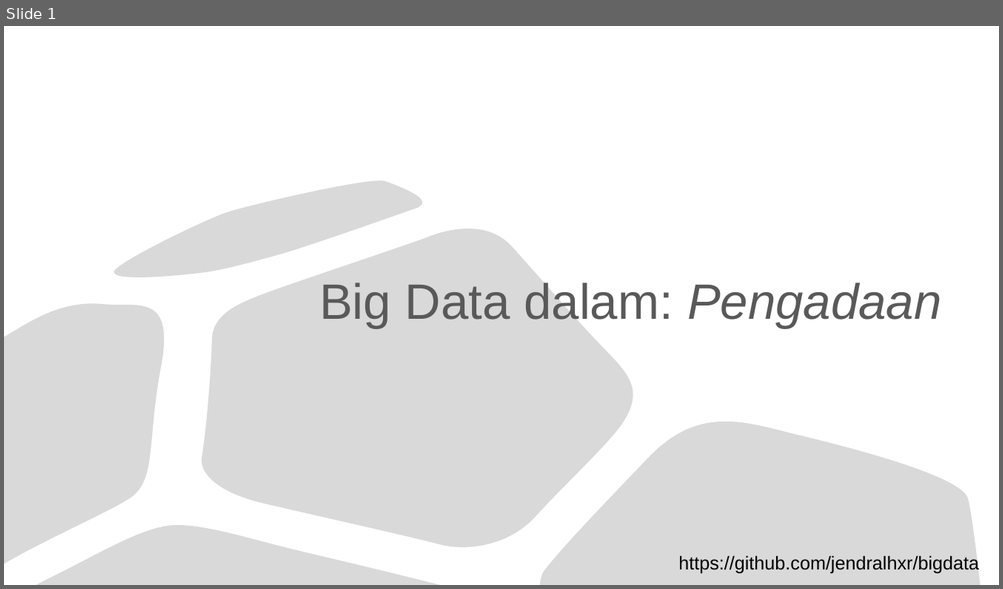
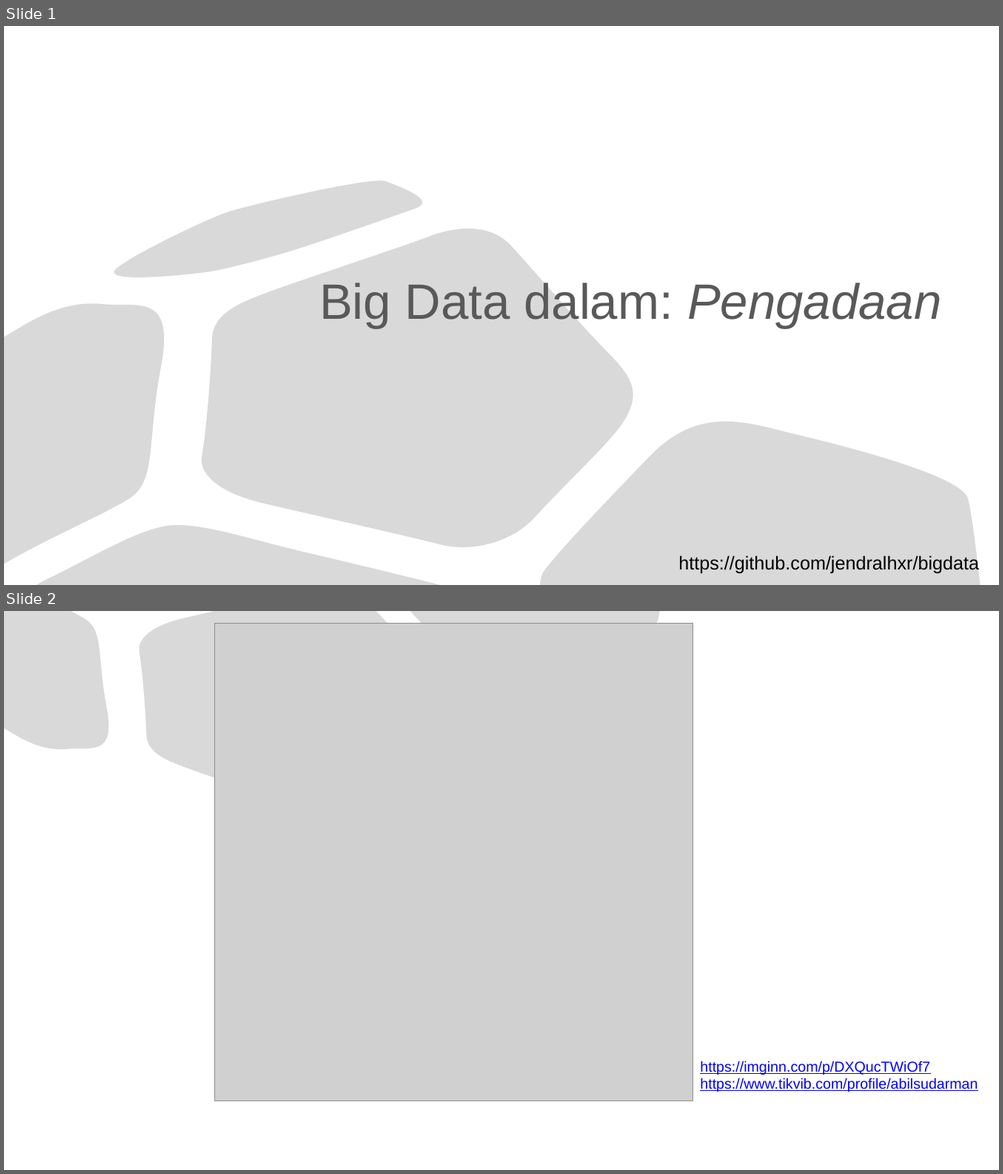
Before and after one commit to jendralhxr/bigdata, a slide deck: case_korupsi.pptx. Shown one above the other, each under a label of ours: slide 1 before the commit, slides 1 and 2 after it. The pictures are 1003x589 and 1003x1174 pixels, drawn with LibreOffice and Linux fonts; fonts in the diff are those of the drawing; grey boxes stand for pictures. Boxes give left, top, right and bottom in pixels: in the first picture for what was removed or moved away, otherwise in the second. Text is boxed around its words. In the diff, an @@ line names an element or a change of style, - is before the commit and + after.

```diff
--- a/case_korupsi.pptx
+++ b/case_korupsi.pptx
@@ slide 2 added at <box>4,611,999,1170</box>, background #FFFFFF @@
@@ freeform shape added at <box>4,611,116,758</box>, fill #D9D9D9, outline #000000 0.75 pt @@
@@ freeform shape added at <box>137,611,451,823</box>, fill #D9D9D9, outline #000000 0.75 pt @@
@@ picture added at <box>214,623,693,1101</box> @@
@@ freeform shape added at <box>410,611,659,684</box>, fill #D9D9D9, outline #000000 0.75 pt @@
@@ text added at <box>700,1061,977,1092</box>, 14 pt, text #0000FF, underline @@
+https://imginn.com/p/DXQucTWiOf7
+https://www.tikvib.com/profile/abilsudarman
```
Also in this commit, not shown: 1 slide removed.
